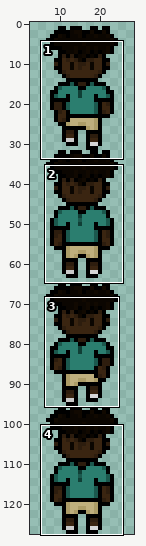
Sprite sheet, stored at SegundaChance/Assets/Sprites/Player/Mateo_de_frente.png. Above, an overview of the earlier version with the close-up marked.
Close-up. The starting point:
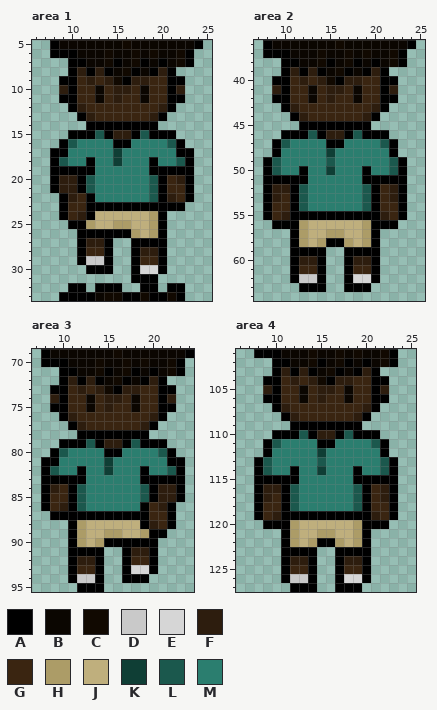
The file is 32x128 pixels. Shown: area 1: x 6..25, y 5..33; area 2: x 7..25, y 36..64; area 3: x 7..24, y 69..95; area 4: x 6..25, y 101..127. The wide view leaves out empty margins.
Palette (. is transparent): A #000000  B #0b0601  C #110901  D #c9c9c9  E #d6d6d6  F #2d1d0e  G #3a2511  H #ac9c67  J #bfaf7d  K #0f3e35  L #1b584d  M #2b7e6f
Now the later version:
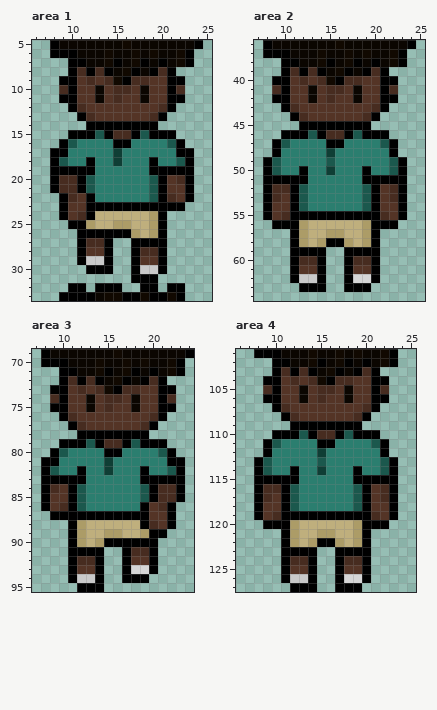
Commit: Mudança de cor Cores da pele do Mateo ajustada para parecer com os outros desenhos
The exact change:
colour F: #2d1d0e -> #472c20
colour G: #3a2511 -> #543426
Area 1:
y 30: x 18..19 EE -> DD
